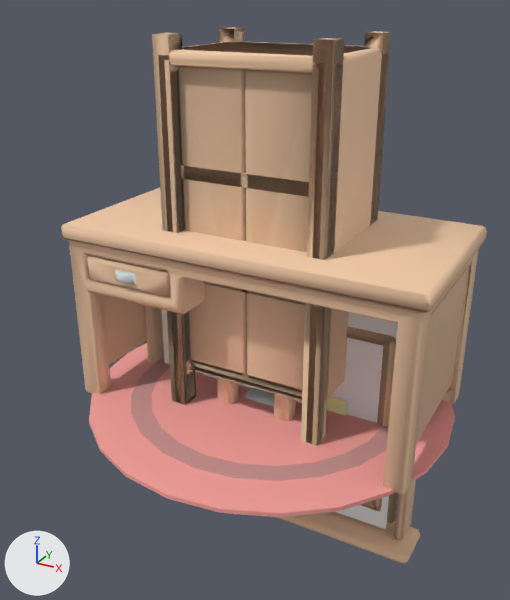
Before and after pictures for a commit that changed the glTF model apps/mobile/assets/models/lobby-furniture.glb.
One viewpoint serves both versions: a 50 mm lens placed at (2.03, -3.93, 2.7), pointed at (-0.1, -0.06, 0.76). Every picture has the same lights, and +X, +Y and +Z are marked at lower left. The picture after the commit comes second. Where no turn or scale is listed for an object, it has been applied to the vertices.

Objects in the first picture: 'board_frame_right', 'bookcase_bookcaseOpen(Clone)', 'chair_chair(Clone)', 'desk_desk(Clone)', 'desk_drawer', 'rug_rugRound(Clone)', 'wardrobe_bookcaseClosedDoors(Clone)', 'wardrobe_doorLeft', 'wardrobe_doorRight', 'windowView_windowView', 'window_win_right', 'window_win_sill' and 8 more.
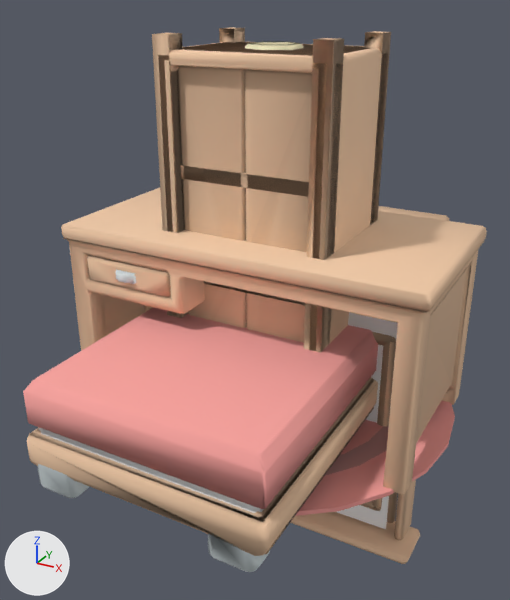
Pixel boxes [x1, y1, x2, y2] of what changed, in the pictures (510 x 600 px):
'bed_cover', added (pink): after [23, 307, 378, 509]
'bed_bedSingle(Clone)', added: after [27, 206, 450, 572]
    faces in mat_wood_003: [27, 206, 450, 556]
    faces in mat_metal_003: [37, 464, 270, 572]
    faces in mat_carpetwhite: [38, 428, 264, 513]
'floorLamp_lampRoundFloor(Clone)', added (beige): after [245, 41, 304, 50]
'rug_rugRound(Clone)', unchanged, covered by the edit: before [89, 343, 455, 517]; after [295, 400, 455, 516]
'windowView_windowView', unchanged, covered by the edit: before [162, 309, 397, 529]; after [337, 313, 397, 529]

Edits to the bpy script that builds the scene:
```text
Add mat_lamp_001:
    mat_lamp_001 = bpy.data.materials.new('lamp.001')
    # nodes: BsdfPrincipled, Mix, OutputMaterial, VertexColor
    # colours: beige #fff5ca, mixed with the vertex colours
Add mat_carpet_001:
    mat_carpet_001 = bpy.data.materials.new('carpet.001')
    # nodes: BsdfPrincipled, Mix, OutputMaterial, VertexColor
    # colours: pink #f9a39e, mixed with the vertex colours
Add me_mesh_lamproundfloor_001:
    me_mesh_lamproundfloor_001.from_pydata(...)  # 280 vertices, 556 faces; spans x -0.21..0.21, y -0.24..0.24, z 0.0..2.41
    # faces by material slot: [220, 336]
    me_mesh_lamproundfloor_001.materials.append(mat_metal_005)
    me_mesh_lamproundfloor_001.materials.append(mat_lamp_001)
Add me_mesh_cover_001:
    me_mesh_cover_001.from_pydata(...)  # 234 vertices, 464 faces; spans x -0.8..0.8, y -1.55..0.73, z 0.42..0.73
    # faces by material slot: [232, 232]
    me_mesh_cover_001.materials.append(mat_carpet_001)
    me_mesh_cover_001.materials.append(mat_carpetwhite)
Add me_mesh_bedsingle_001:
    me_mesh_bedsingle_001.from_pydata(...)  # 380 vertices, 756 faces; spans x -0.79..0.79, y -1.57..1.57, z 0.0..1.05
    # faces by material slot: [72, 340, 344]
    me_mesh_bedsingle_001.materials.append(mat_carpetwhite)
    me_mesh_bedsingle_001.materials.append(mat_wood_003)
    me_mesh_bedsingle_001.materials.append(mat_metal_003)
Add ob_floorlamp_lamproundfloor_clone:
    ob_floorlamp_lamproundfloor_clone = bpy.data.objects.new('floorLamp_lampRoundFloor(Clone)', me_mesh_lamproundfloor_001)
    ob_floorlamp_lamproundfloor_clone.location = (0.0, 0.0, 0.0)
Add ob_bed_cover:
    ob_bed_cover = bpy.data.objects.new('bed_cover', me_mesh_cover_001)
    ob_bed_cover.location = (0.0, 0.0, 0.0)
Add ob_bed_bedsingle_clone:
    ob_bed_bedsingle_clone = bpy.data.objects.new('bed_bedSingle(Clone)', me_mesh_bedsingle_001)
    ob_bed_bedsingle_clone.location = (0.0, 0.0, 0.0)
```
